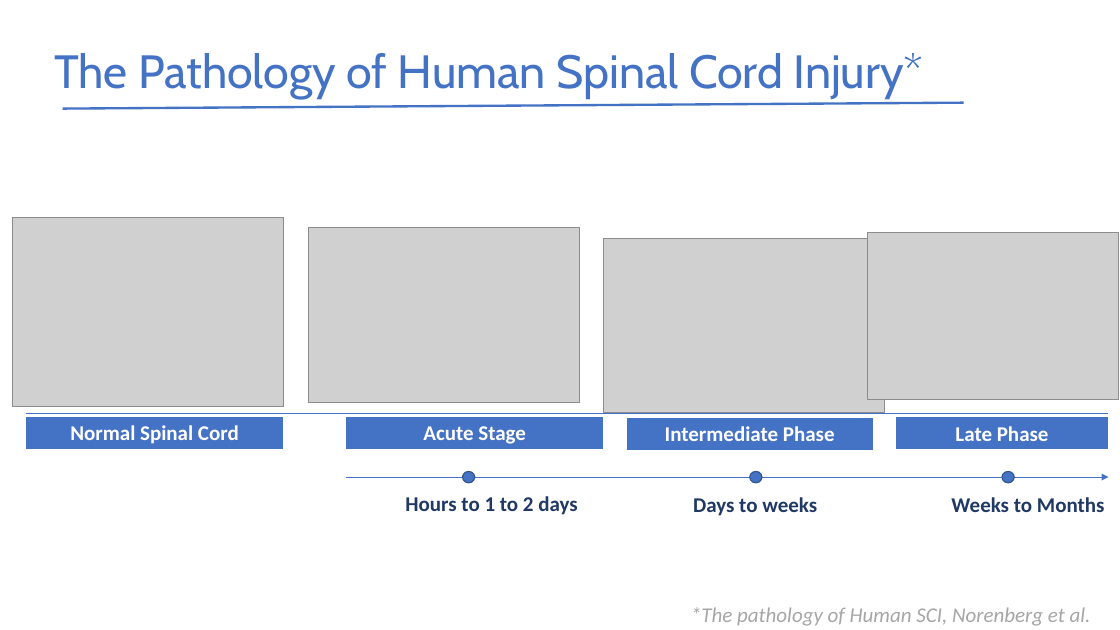
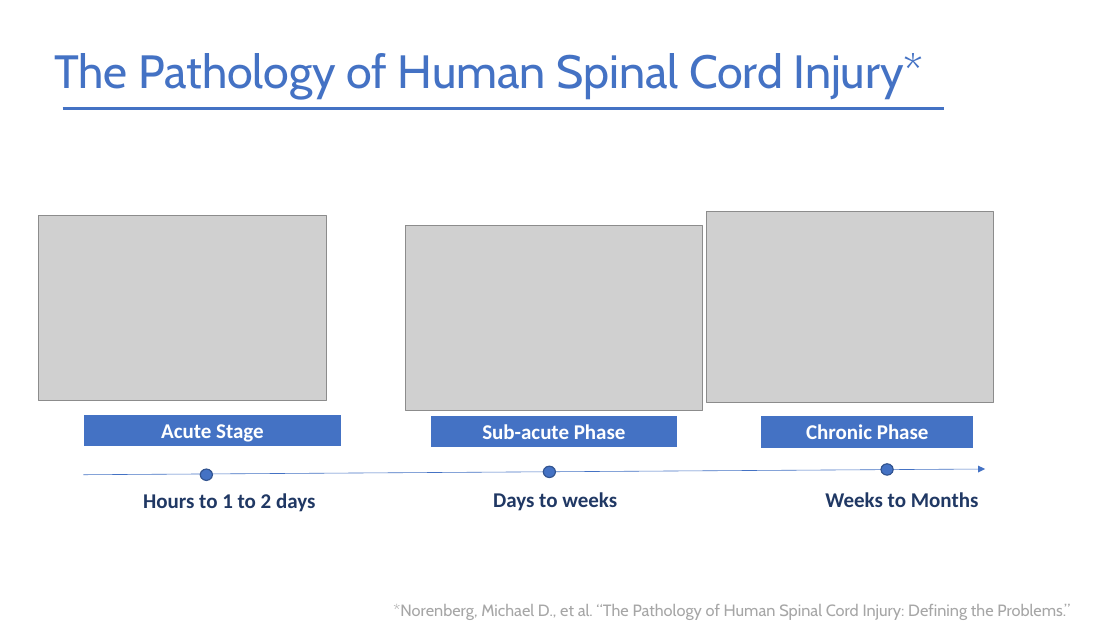
Before and after one commit to ygrepo/Cell-and-Tissue-Engineering, a slide deck: slide 4 of Module_11_StemCells/Conclusion_project/Presentation.pptx. Drawn at 1120x630 pixels with LibreOffice and Linux fonts; fonts in the diff are those of the drawing; grey boxes stand for pictures. Boxes give left, top, right and bottom in pixels: in the first picture for what was removed or moved away, otherwise in the second. Text is boxed around its words. In the diff, an @@ line names an element or a change of style, - is before the commit and + after.

```diff
--- a/Module_11_StemCells/Conclusion_project/Presentation.pptx
+++ b/Module_11_StemCells/Conclusion_project/Presentation.pptx
@@ line moved from (63, 108) - (964, 103) to (63, 108) - (944, 108) @@
@@ picture removed at [13, 218, 284, 407] @@
@@ picture: place and size @@
-picture at [308, 228, 580, 402]
+picture at [39, 216, 326, 401]
@@ picture: place and size @@
-picture at [604, 239, 884, 413]
+picture at [406, 225, 702, 410]
@@ picture: place and size @@
-picture at [868, 233, 1119, 400]
+picture at [707, 211, 994, 402]
@@ table removed at [25, 416, 283, 450], 1 rows, 1 columns @@
-Normal Spinal Cord
@@ line removed from (25, 413) to (1109, 413) @@
@@ table: place and size @@
-table at [346, 417, 604, 450]
+table at [83, 414, 341, 448]
@@ table at [431, 415, 678, 449] @@
-row 1, column 1: Intermediate Phase
+row 1, column 1: Sub-acute Phase
@@ table: place and size @@
-table at [627, 418, 874, 451]
+table at [431, 415, 678, 449]
@@ table at [761, 416, 974, 450] @@
-row 1, column 1: Late Phase
+row 1, column 1: Chronic Phase
@@ table: place and size @@
-table at [896, 417, 1108, 450]
+table at [761, 416, 974, 450]
@@ arrow moved from (346, 477) - (1109, 477) to (83, 475) - (986, 469) @@
@@ ellipse: place and size @@
-ellipse at [463, 471, 476, 483]
+ellipse at [200, 469, 213, 481]
@@ ellipse: place and size @@
-ellipse at [750, 471, 763, 483]
+ellipse at [544, 466, 556, 478]
@@ ellipse: place and size @@
-ellipse at [1002, 471, 1015, 483]
+ellipse at [881, 464, 894, 476]
@@ text "Hours to 1 to 2 ...": place and size @@
-text "Hours to 1 to 2 ..." at [405, 496, 577, 515]
+text "Hours to 1 to 2 ..." at [143, 493, 315, 512]
@@ text "Days to weeks": place and size @@
-text "Days to weeks" at [693, 497, 817, 516]
+text "Days to weeks" at [493, 492, 617, 511]
@@ text "Weeks to Months": place and size @@
-text "Weeks to Months" at [951, 497, 1105, 512]
+text "Weeks to Months" at [825, 492, 979, 507]
@@ text at [393, 604, 1070, 620]: text changed; size 18 to 14 pt; font Calibri to Cabin; italic off @@
-*The pathology of Human SCI, Norenberg et al.
+*Norenberg, Michael D., et al. “The Pathology of Human Spinal Cord Injury: Defining the Problems.”
```
Also in this commit, not shown: 2 other slides changed, 2 slides added, 20 other files.
